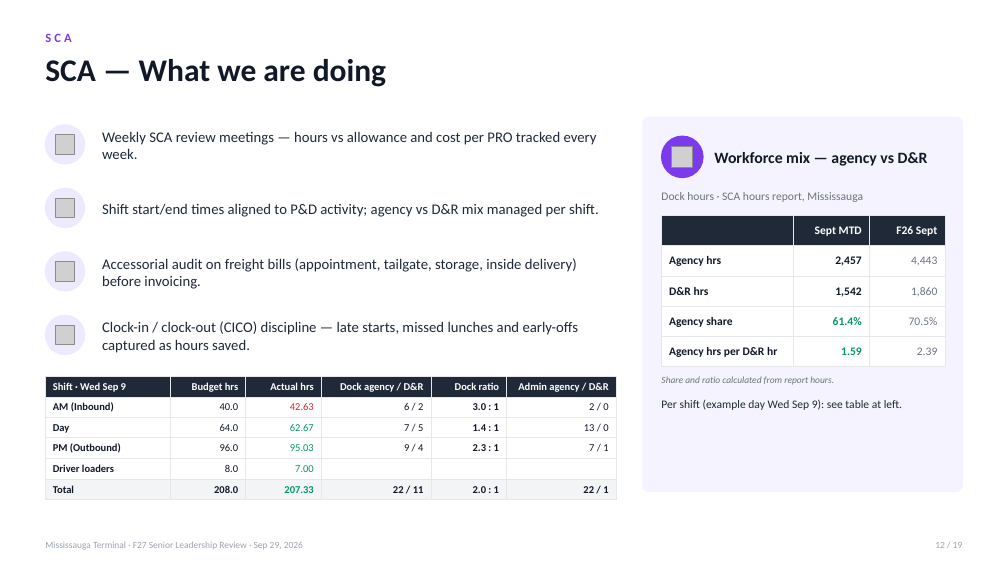
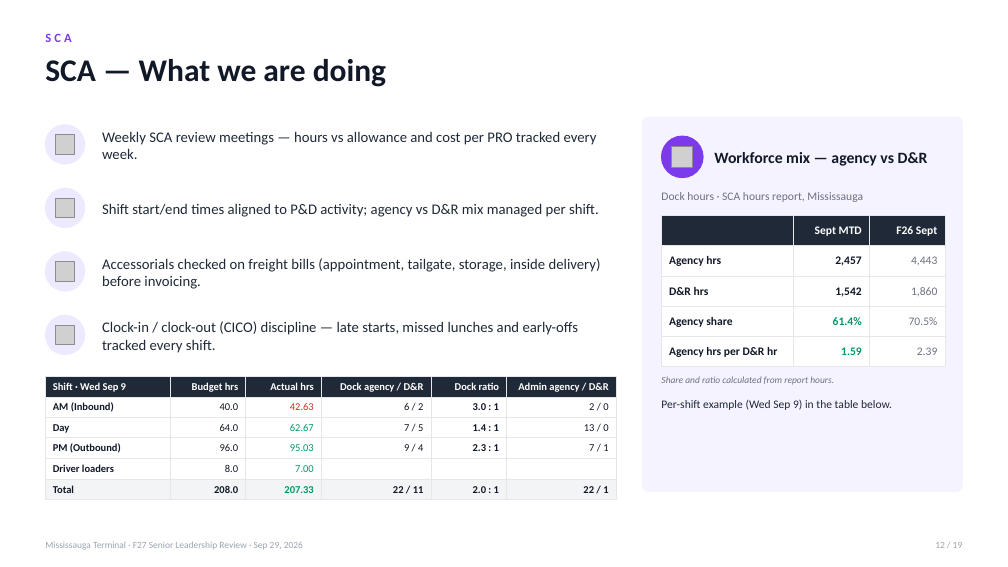
Before and after one commit to FuoriclasseX/mississauga-terminal-f26-cost-transformation-dashboard, a slide deck: slide 12 of presentation/Mississauga_F27_Leadership_Review_Sep29.pptx. Drawn at 1008x567 pixels with LibreOffice and Linux fonts; fonts in the diff are those of the drawing; grey boxes stand for pictures. Boxes give left, top, right and bottom in pixels: in the first picture for what was removed or moved away, otherwise in the second. Text is boxed around its words. In the diff, an @@ line names an element or a change of style, - is before the commit and + after.

```diff
--- a/presentation/Mississauga_F27_Leadership_Review_Sep29.pptx
+++ b/presentation/Mississauga_F27_Leadership_Review_Sep29.pptx
@@ text at [102, 258, 601, 289]: text changed @@
-Accessorial audit on freight bills (appointment, tailgate, storage, inside delivery) before invoicing.
+Accessorials checked on freight bills (appointment, tailgate, storage, inside delivery) before invoicing.
@@ text at [102, 321, 579, 353]: text changed @@
-Clock-in / clock-out (CICO) discipline — late starts, missed lunches and early-offs captured as hours saved.
+Clock-in / clock-out (CICO) discipline — late starts, missed lunches and early-offs tracked every shift.
@@ text at [661, 400, 892, 410]: text changed @@
-Per shift (example day Wed Sep 9): see table at left.
+Per-shift example (Wed Sep 9) in the table below.
```
Also in this commit, not shown: 14 other slides changed, 1 other file.
